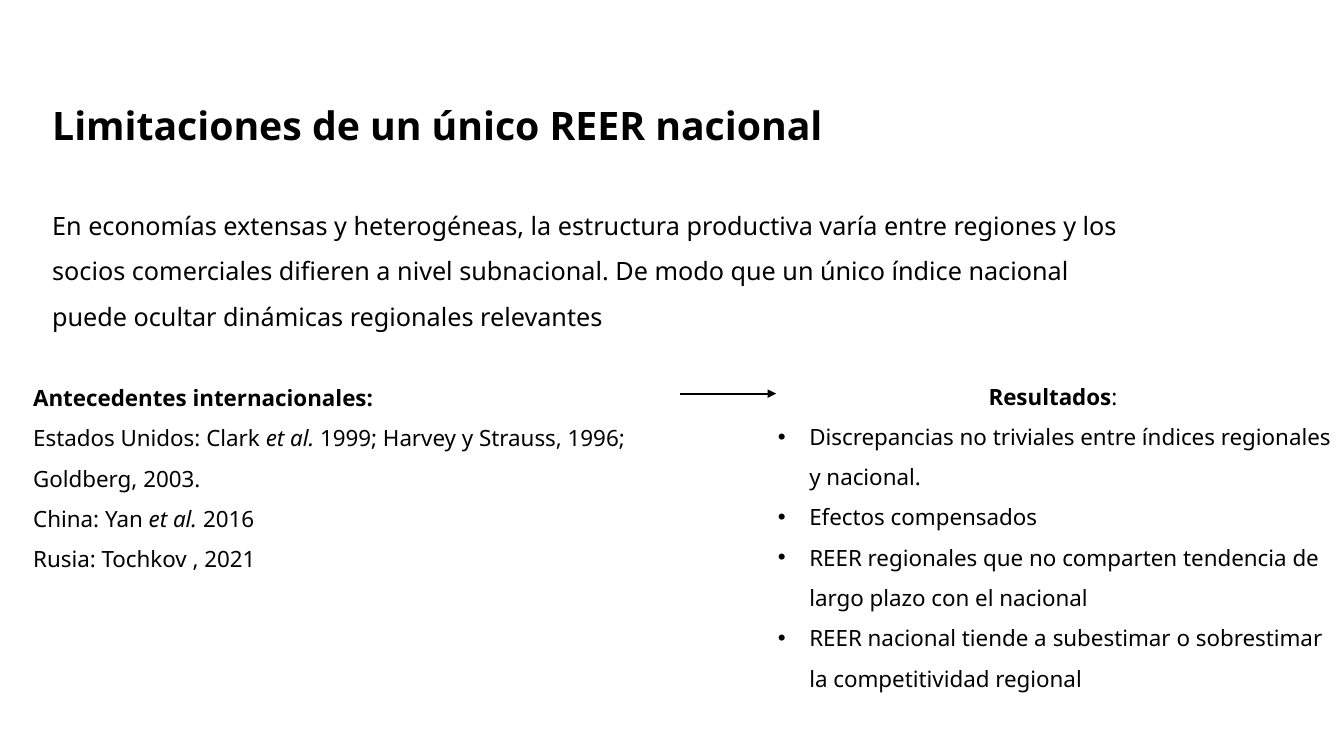
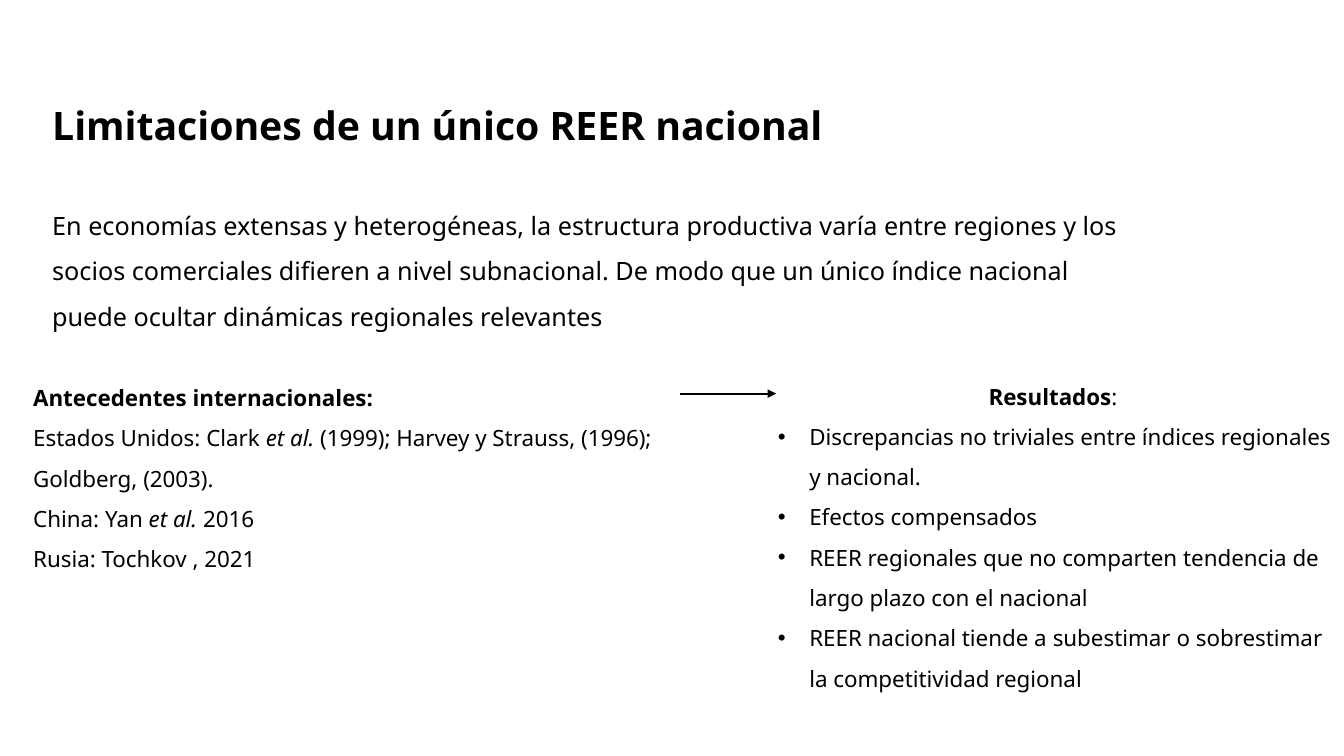
Before and after one commit to franlecam/Paper-ITCRM.SF, a slide deck: slide 2 of Archivos de trabajo/Yami/Paper ITCRM avances.pptx. Drawn at 1344x756 pixels with LibreOffice and Linux fonts; fonts in the diff are those of the drawing; background and template pictures are left out. Boxes give left, top, right and bottom in pixels: in the first picture for what was removed or moved away, otherwise in the second. Text is boxed around its words. In the diff, an @@ line names an element or a change of style, - is before the commit and + after.

```diff
--- a/Archivos de trabajo/Yami/Paper ITCRM avances.pptx
+++ b/Archivos de trabajo/Yami/Paper ITCRM avances.pptx
@@ text at box(33, 429, 651, 492): text changed @@
-Estados Unidos: Clark et al. 1999; Harvey y Strauss, 1996; Goldberg, 2003.
+Estados Unidos: Clark et al. (1999); Harvey y Strauss, (1996); Goldberg, (2003).
```
Also in this commit, not shown: 4 other slides changed, 4 slides added, 2 slides removed, 1 other file.
